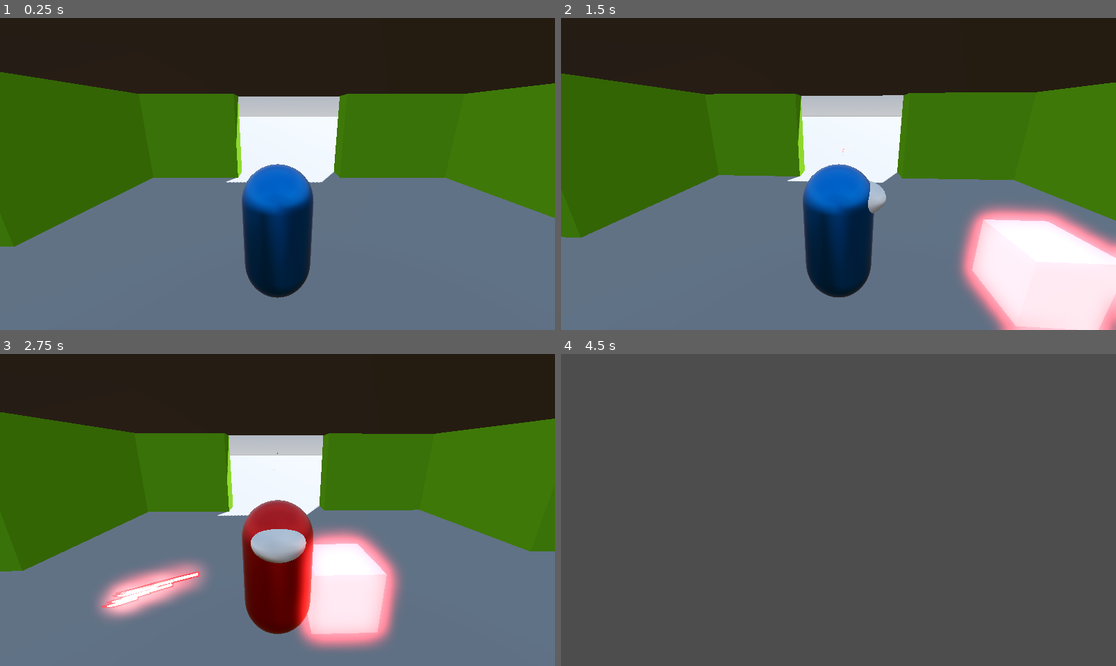
Above: before the commit, frames 1-4 (two rows, left to right).
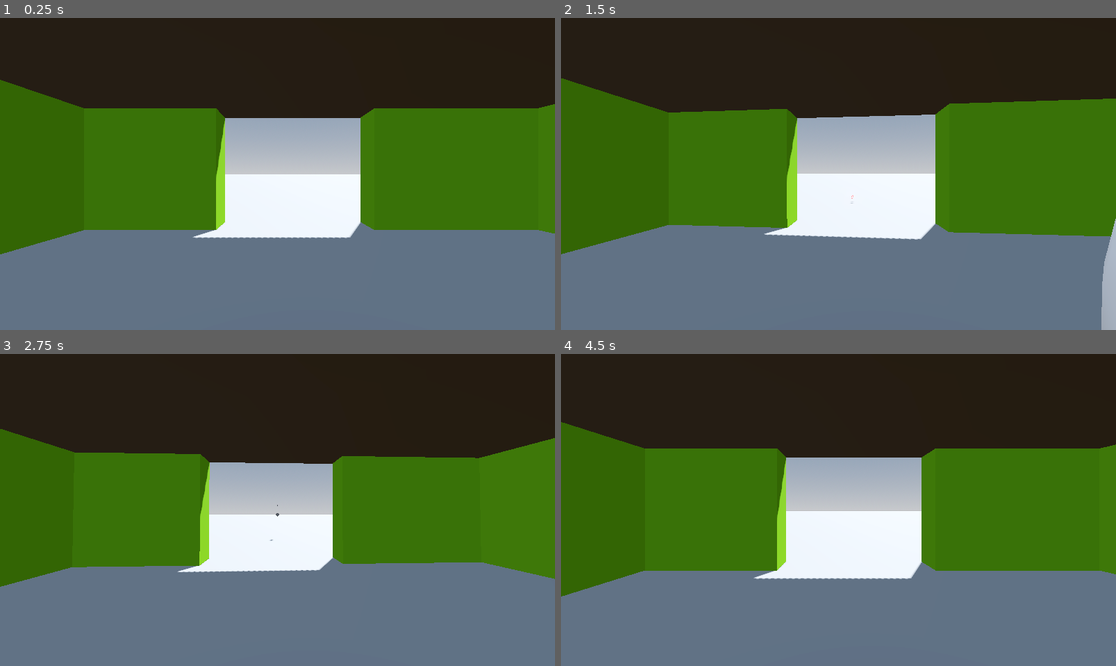
Above: after the commit, the same moments.

Repository: ArmanAmeri/3d-intro
Game: Godot game, scene res://Scenes/main.tscn
Same seed, same stepped clock (60 frames per second), same inputs: the game is played once before the commit and once after it.
Inputs (mouse positions are in pixels of both pictures, inside the frame that each line leads up to):
- Up to frame 1 (0.25 s): no input
- Up to frame 2 (1.5 s): tap Enter (ui_accept) at 0.5, 0.77 s; move the mouse to (866, 174) at 0.52 s; tap A (a) at 0.6 s; tap D (d) at 0.8, 1.35 s; move the mouse to (810, 174) at 1.27 s
- Up to frame 3 (2.75 s): tap Enter (ui_accept) at 1.52 s; tap S (s) at 1.55, 2.1 s; move the mouse to (288, 503) at 2.02 s; press the mouse at (288, 503) at 2.03 s
- Up to frame 4 (4.5 s): move the mouse to (832, 516) at 2.77 s; release the mouse at (832, 516) at 2.78 s; click (832, 516) at 2.85 s; tap Enter (ui_accept) at 3.02, 3.77 s; tap W (w) at 3.05, 3.6 s; move the mouse to (877, 513) at 3.52 s; tap A (a) at 3.8 s; click (838, 547) at 4.25 s, where only the run after the commit has a clickable "Restart"

The runs differ from the first frame. In frame 1, 26% of the frame differs, in the area x 0-100%, y 17-90%; in frame 2, 34%; in frame 3, 34%; in frame 4, 100%, in the area x 0-100%, y 0-100%.
Error before the commit: Invalid access to property or key 'position' on a base object of type 'previously freed'. (res://Scenes/rangad_anamey.gd:30)

Commit message:
added you died screen

Diff:
--- a/Scenes/main.tscn
+++ b/Scenes/main.tscn
@@ -24,9 +24,6 @@
 
 [sub_resource type="StandardMaterial3D" id="StandardMaterial3D_s8lxt"]
 albedo_color = Color(0.423047, 0.714985, 1.92523e-07, 1)
-
-[sub_resource type="BoxShape3D" id="BoxShape3D_qebwi"]
-size = Vector3(1, 1, 9.37329)
 
 [node name="Main" type="Node3D"]
 
@@ -167,9 +164,5 @@
 transform = Transform3D(1, 0, 0, 0, 1, 0, 0, 0, 1, 6.14508, 1.30071, 0)
 
 [node name="Spawner" parent="." instance=ExtResource("4_qkdoh")]
-transform = Transform3D(1, 0, 0, 0, 1, 0, 0, 0, 1, 25.525, 7.64634, 0)
-scene_to_spawn = ExtResource("3_mgvyx")
-
-[node name="CollisionShape3D" type="CollisionShape3D" parent="Spawner"]
-transform = Transform3D(1, 0, 0, 0, 1, 0, 0, 0, 1, 0, 0, 0.234985)
-shape = SubResource("BoxShape3D_qebwi")
+transform = Transform3D(1, 0, 0, 0, 1, 0, 0, 0, 1, 25, 1, 0)
+spawn_scene = ExtResource("3_mgvyx")
--- a/Scenes/player.tscn
+++ b/Scenes/player.tscn
@@ -46,7 +46,6 @@
 
 [node name="ThirdPersonCamera" type="Camera3D" parent="TwistPivot/PitchPivot"]
 transform = Transform3D(1, 0, 0, 0, 0.961459, 0.274949, 0, -0.274949, 0.961459, -0.00217092, 1.63495, 2.65094)
-current = true
 
 [node name="Body" type="Node3D" parent="."]
 script = ExtResource("2_vo0h2")
--- a/Scenes/rangad_anamey.tscn
+++ b/Scenes/rangad_anamey.tscn
@@ -1,6 +1,7 @@
-[gd_scene load_steps=7 format=3 uid="uid://bo4qc0s6sn8hr"]
+[gd_scene load_steps=8 format=3 uid="uid://bo4qc0s6sn8hr"]
 
 [ext_resource type="Script" path="res://Scenes/rangad_anamey.gd" id="1_mla7o"]
+[ext_resource type="Script" path="res://Scripts/rangadbody.gd" id="2_dashm"]
 
 [sub_resource type="CylinderShape3D" id="CylinderShape3D_y8svc"]
 height = 1.47963
@@ -33,8 +34,9 @@
 [node name="Timer" type="Timer" parent="Timers"]
 
 [node name="Body" type="Node3D" parent="."]
+script = ExtResource("2_dashm")
 
-[node name="MeshInstance3D" type="MeshInstance3D" parent="Body"]
+[node name="Body" type="MeshInstance3D" parent="Body"]
 transform = Transform3D(1, 0, 0, 0, 0.75, 0, 0, 0, 1, 0, 0.834141, 0)
 mesh = SubResource("CylinderMesh_n8qc8")
 skeleton = NodePath("../..")
--- a/Scenes/spawner.tscn
+++ b/Scenes/spawner.tscn
@@ -2,5 +2,5 @@
 
 [ext_resource type="Script" path="res://Scripts/spawner.gd" id="1_jysat"]
 
-[node name="Spawner" type="Area3D"]
+[node name="Spawner" type="Node3D"]
 script = ExtResource("1_jysat")
--- /dev/null
+++ b/Scenes/you_died.tscn
@@ -0,0 +1,53 @@
+[gd_scene load_steps=4 format=3 uid="uid://cpk84ckjx25no"]
+
+[ext_resource type="Script" path="res://Scripts/you_died.gd" id="1_q4b1l"]
+
+[sub_resource type="LabelSettings" id="LabelSettings_g51nt"]
+font_size = 64
+font_color = Color(1, 0, 0, 1)
+
+[sub_resource type="Theme" id="Theme_g1axv"]
+
+[node name="You Died" type="CanvasLayer"]
+script = ExtResource("1_q4b1l")
+
+[node name="Background" type="ColorRect" parent="."]
+offset_right = 1920.0
+offset_bottom = 1080.0
+color = Color(0.666667, 0.666667, 0.666667, 0.45098)
+
+[node name="Label" type="Label" parent="."]
+anchors_preset = 8
+anchor_left = 0.5
+anchor_top = 0.5
+anchor_right = 0.5
+anchor_bottom = 0.5
+offset_left = -138.0
+offset_top = -44.0
+offset_right = 138.0
+offset_bottom = 44.0
+grow_horizontal = 2
+grow_vertical = 2
+text = "You Died"
+label_settings = SubResource("LabelSettings_g51nt")
+horizontal_alignment = 1
+vertical_alignment = 1
+
+[node name="RestartButton" type="Button" parent="."]
+anchors_preset = 8
+anchor_left = 0.5
+anchor_top = 0.5
+anchor_right = 0.5
+anchor_bottom = 0.5
+offset_left = -50.0
+offset_top = 110.0
+offset_right = 50.0
+offset_bottom = 150.0
+grow_horizontal = 2
+grow_vertical = 2
+pivot_offset = Vector2(50, 0)
+theme = SubResource("Theme_g1axv")
+text = "Restart"
+metadata/_edit_use_anchors_ = true
+
+[connection signal="pressed" from="RestartButton" to="." method="_on_restart_button_pressed"]
--- a/Scripts/gun.gd
+++ b/Scripts/gun.gd
@@ -7,8 +7,8 @@
 
 func _physics_process(_delta: float) -> void:
 	if timer.is_stopped():
-		if Input.is_action_just_pressed("shoot"):
-			timer.start(0.1)
+		if Input.is_action_pressed("shoot"):
+			timer.start(0.4)
 			var projectile = BULLET.instantiate()
 			add_child(projectile)
 			projectile.global_transform = global_transform
--- a/Scripts/player.gd
+++ b/Scripts/player.gd
@@ -1,35 +1,28 @@
 extends CharacterBody3D
-
 class_name Player
-
 signal hurt()
-
-
 @onready var twist_pivot: Node3D = $TwistPivot
 @onready var pitch_pivot: Node3D = $TwistPivot/PitchPivot
 @onready var thirdp_camera: Camera3D = $TwistPivot/PitchPivot/ThirdPersonCamera
 @onready var firstp_camera: Camera3D = $TwistPivot/PitchPivot/FirstPersonCamera
-
 @onready var body: Node3D = $Body
-
 var hp_max: int = 100
 var hp: int
-
 var face_rotation
 var mouse_sensivity: float = 0.001
 var twist_input: float = 0.0 #horizontal
 var pitch_input: float = 0.0 #vertical
-
+# Add a flag to track if player is already dead
+var is_dead: bool = false
 const SPEED = 5.0
 const JUMP_VELOCITY = 4.5
 
 func _ready() -> void:
 	hp = hp_max
+	is_dead = false
 	Input.set_mouse_mode(Input.MOUSE_MODE_CAPTURED)
 
-
 func _physics_process(delta: float) -> void:
-
 	# Add the gravity.
 	if not is_on_floor():
 		velocity += get_gravity() * delta
@@ -40,7 +33,6 @@
 
 	if Input.is_action_just_pressed("toggle camera"):
 		toggle_camera()
-
 	# Get the input direction and handle the movement/deceleration.
 	# As good practice, you should replace UI actions with custom gameplay actions.
 	var input_dir := Input.get_vector("a", "d", "w", "s")
@@ -49,7 +41,6 @@
 	if input_dir != Vector2.ZERO:
 		body.rotation_degrees.y = twist_pivot.rotation_degrees.y - rad_to_deg(input_dir.angle()) -90
 
-
 	if direction:
 		velocity.x = direction.x * SPEED
 		velocity.z = direction.z * SPEED
@@ -57,7 +48,6 @@
 	else:
 		velocity.x = move_toward(velocity.x, 0, SPEED)
 		velocity.z = move_toward(velocity.z, 0, SPEED)
-
 	move_and_slide()
 
 	if Input.is_action_just_pressed("ui_cancel"):
@@ -76,8 +66,11 @@
 	twist_input = 0.0
 	pitch_input = 0.0
 
+func take_damage(amount:int) -> void:
+	# If already dead, don't take more damage
+	if is_dead:
+		return
 
-func take_damage(amount:int) -> void:
 	print(amount, " damage taken")
 	hp -= amount
 
@@ -87,7 +80,26 @@
 		die()
 
 func die() -> void:
-	self.queue_free()
+	# Check if already dead to prevent multiple death overlays
+	if is_dead:
+		return
+
+	# Mark as dead
+	is_dead = true
+
+	print("Player died!")
+
+	# Disable player controls
+	set_process_input(false)
+	set_physics_process(false)
+
+	Input.set_mouse_mode(Input.MOUSE_MODE_VISIBLE)
+
+	# Instance the death overlay scene
+	var death_overlay = preload("res://Scenes/you_died.tscn").instantiate()
+
+	# Add it to the scene tree
+	get_tree().root.add_child(death_overlay)
 
 func toggle_camera():
 	if thirdp_camera.current == true:
--- /dev/null
+++ b/Scripts/rangadbody.gd
@@ -0,0 +1,25 @@
+extends Node3D
+
+@onready var face: MeshInstance3D = $Eye
+@onready var body: MeshInstance3D = $Body
+@onready var original_material: StandardMaterial3D
+
+func _ready() -> void:
+	get_parent().connect("hurt", on_hurt)
+	# Store the original material to reset later
+	if body.mesh && body.mesh.get_surface_count() > 0:
+		original_material = body.mesh.surface_get_material(0).duplicate()
+
+func on_hurt() -> void:
+	if original_material:
+		# Create a red material for the hurt effect
+		var hurt_material = original_material.duplicate()
+		if hurt_material is StandardMaterial3D:
+			hurt_material.albedo_color = Color(1.0, 0.2, 0.2)  # Red color
+
+		# Apply the hurt material to the body
+		body.material_override = hurt_material
+
+		# Create a timer to reset the material after a short duration
+		var timer = get_tree().create_timer(0.15)
+		timer.connect("timeout", func(): body.material_override = null)
--- a/Scripts/spawner.gd
+++ b/Scripts/spawner.gd
@@ -1,55 +1,38 @@
-extends Area3D
+extends Node3D
 
-@export var scene_to_spawn: PackedScene
-@export var spawn_count: int = 10
+@export var spawn_scene: PackedScene
+@export var spawn_interval: float = 2.0
+@export var max_spawns: int = 10
+@export var spawn_range_x: float = 5.0
+@export var spawn_range_z: float = 5.0
+@export var infinite_spawn: bool = false
 
-var rng = RandomNumberGenerator.new()
+var current_spawns: int = 0
+var timer: Timer
 
-func _ready():
-	rng.randomize()
-	spawn_random_instances()
+func _ready() -> void:
+	timer = Timer.new()
+	add_child(timer)
+	timer.wait_time = spawn_interval
+	timer.connect("timeout", _on_timer_timeout)
+	timer.start()
 
-func spawn_random_instances():
-	if scene_to_spawn == null:
-		push_error("No scene assigned to 'scene_to_spawn'.")
+	if infinite_spawn:
+		max_spawns = -1
+
+func _on_timer_timeout() -> void:
+	if max_spawns != -1 and current_spawns >= max_spawns:
+		timer.stop()
 		return
 
-	var collision_shape = get_node("CollisionShape3D") as CollisionShape3D
-	if collision_shape == null:
-		push_error("No CollisionShape3D found.")
-		return
+	var spawn_position = Vector3(
+		randf_range(-spawn_range_x, spawn_range_x),
+		0,
+		randf_range(-spawn_range_z, spawn_range_z)
+	)
 
-	var shape = collision_shape.shape
-	if shape == null:
-		push_error("CollisionShape3D has no shape assigned.")
-		return
+	var instance = spawn_scene.instantiate()
+	instance.position = spawn_position
+	add_child(instance)
 
-	var area_transform = global_transform
-
-	for i in spawn_count:
-		var instance = scene_to_spawn.instantiate()
-		var local_position = Vector3.ZERO
-
-		if shape is BoxShape3D:
-			var extents = shape.size * 0.5
-			local_position = Vector3(
-				rng.randf_range(-extents.x, extents.x),
-				rng.randf_range(-extents.y, extents.y),
-				rng.randf_range(-extents.z, extents.z)
-			)
-		elif shape is SphereShape3D:
-			var radius = shape.radius
-			var direction = Vector3(
-				rng.randf_range(-1.0, 1.0),
-				rng.randf_range(-1.0, 1.0),
-				rng.randf_range(-1.0, 1.0)
-			).normalized()
-			var distance = rng.randf_range(0.0, radius)
-			local_position = direction * distance
-		else:
-			push_error("Unsupported shape type for spawning.")
-			continue
-
-		var global_position = area_transform.origin + area_transform.basis * local_position
-		instance.global_transform.origin = global_position
-		add_child(instance)
+	current_spawns += 1
--- /dev/null
+++ b/Scripts/you_died.gd
@@ -0,0 +1,6 @@
+extends CanvasLayer
+
+
+func _on_restart_button_pressed() -> void:
+	get_tree().reload_current_scene()
+	self.queue_free()
--- a/project.godot
+++ b/project.godot
@@ -18,6 +18,11 @@
 [autoload]
 
 PlayerInfo="*res://Autoloads/player_info.gd"
+
+[display]
+
+window/size/viewport_width=1920
+window/size/viewport_height=1080
 
 [global_group]
 
Not shown: 1 places in Scenes/main.tscn that only renumber resources
